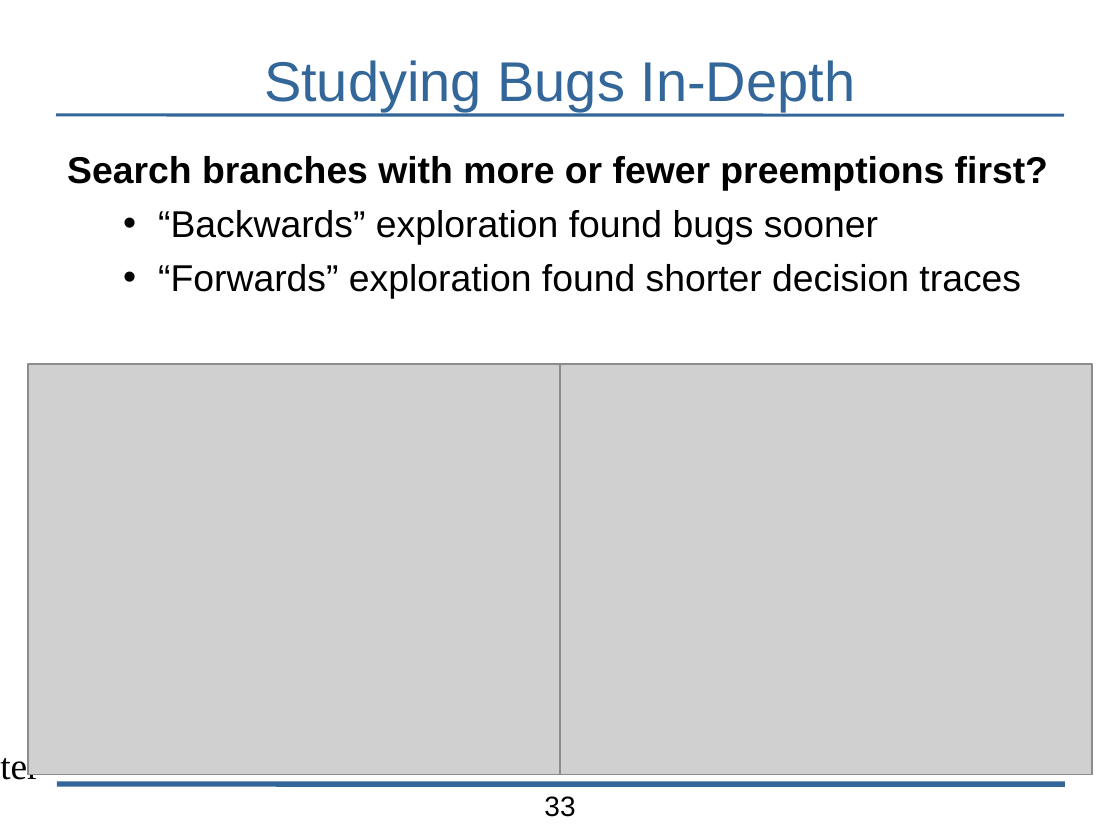
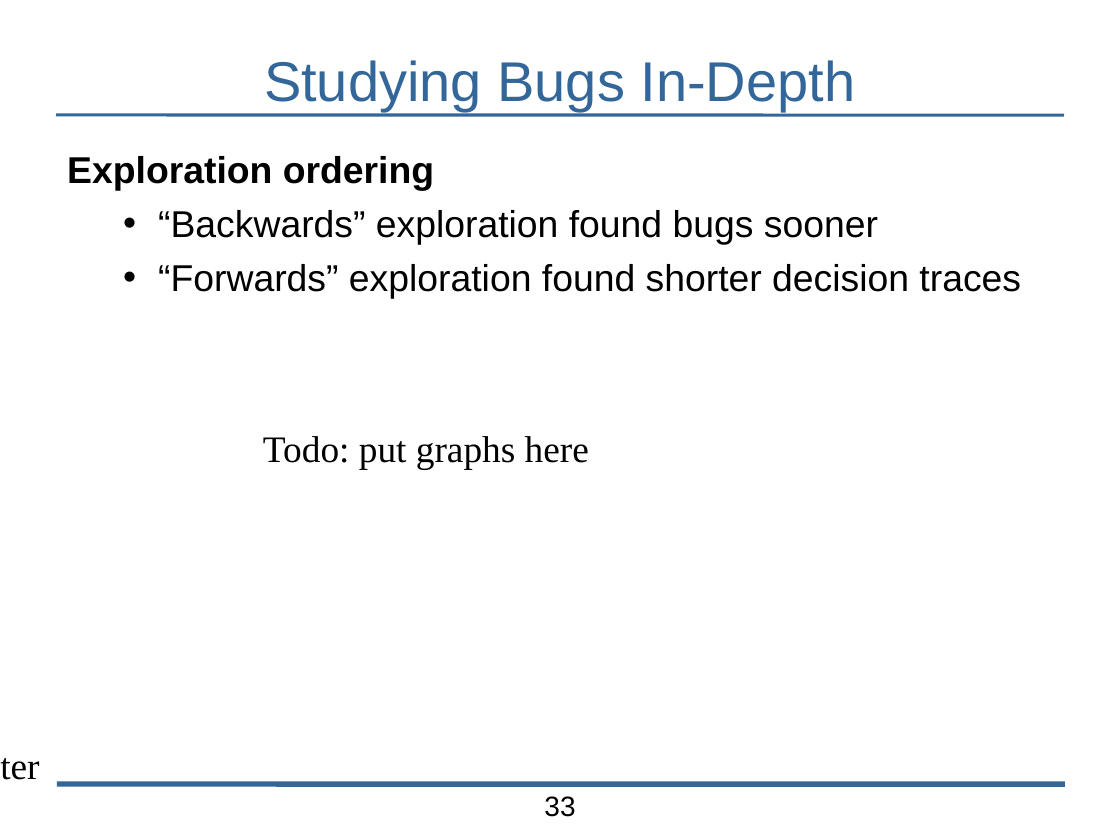
Before and after one commit to bblum/talks, a slide deck: slide 33 of pdl-retreat/pdl-talk.odp. Drawn at 1120x840 pixels with LibreOffice and Linux fonts; fonts in the diff are those of the drawing; grey boxes stand for pictures; background and template pictures are left out. Boxes give left, top, right and bottom in pixels: in the first picture for what was removed or moved away, otherwise in the second. Text is boxed around its words. In the diff, an @@ line names an element or a change of style, - is before the commit and + after.

```diff
--- a/pdl-retreat/pdl-talk.odp
+++ b/pdl-retreat/pdl-talk.odp
@@ text at box(67, 156, 434, 190): text changed @@
-Search branches with more or fewer preemptions first?
+Exploration ordering
@@ picture removed at box(28, 364, 560, 775) @@
@@ picture removed at box(560, 364, 1092, 775) @@
@@ text added at box(263, 436, 589, 470), 24 pt, text #000000 @@
+Todo: put graphs here
```
Also in this commit, not shown: 3 other slides changed, 3 other files.
